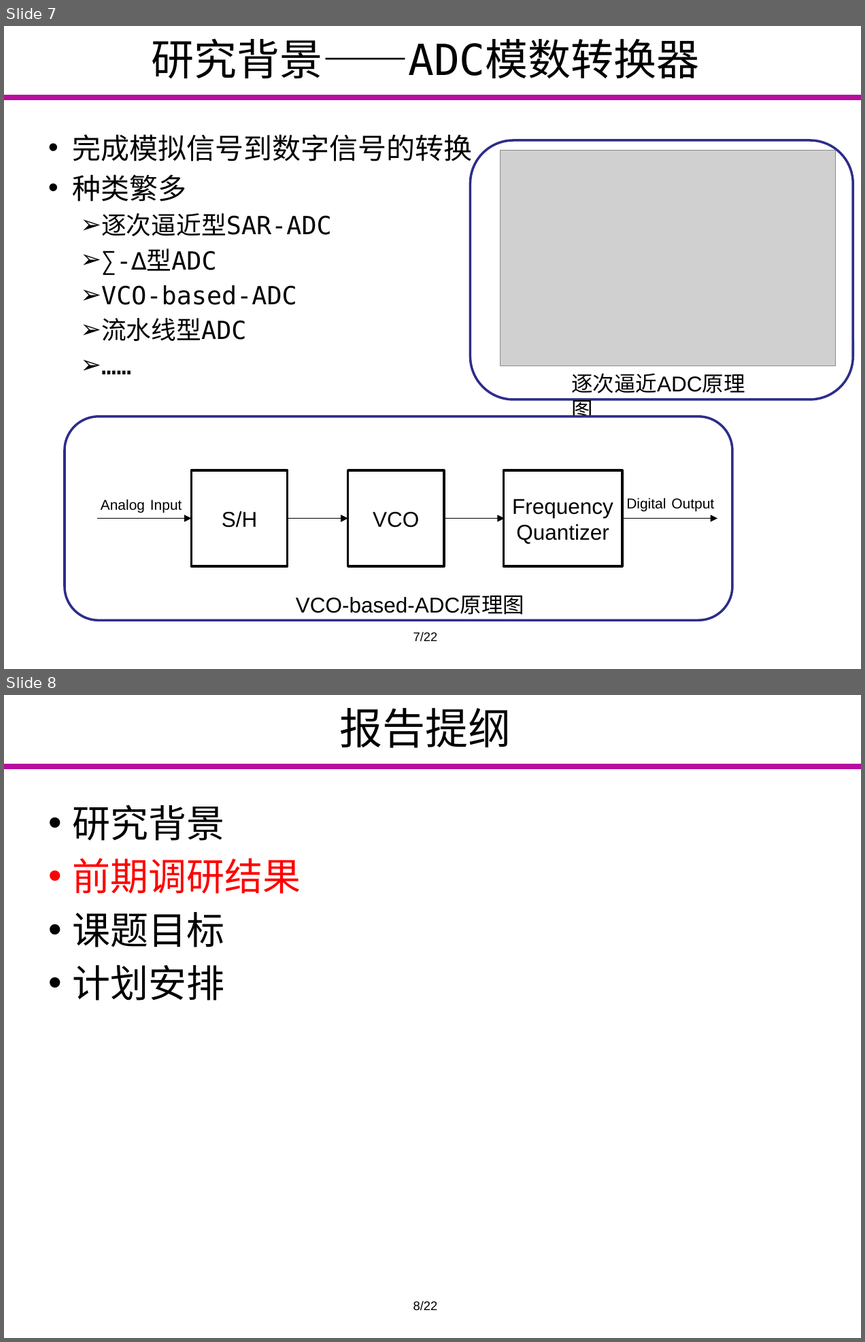
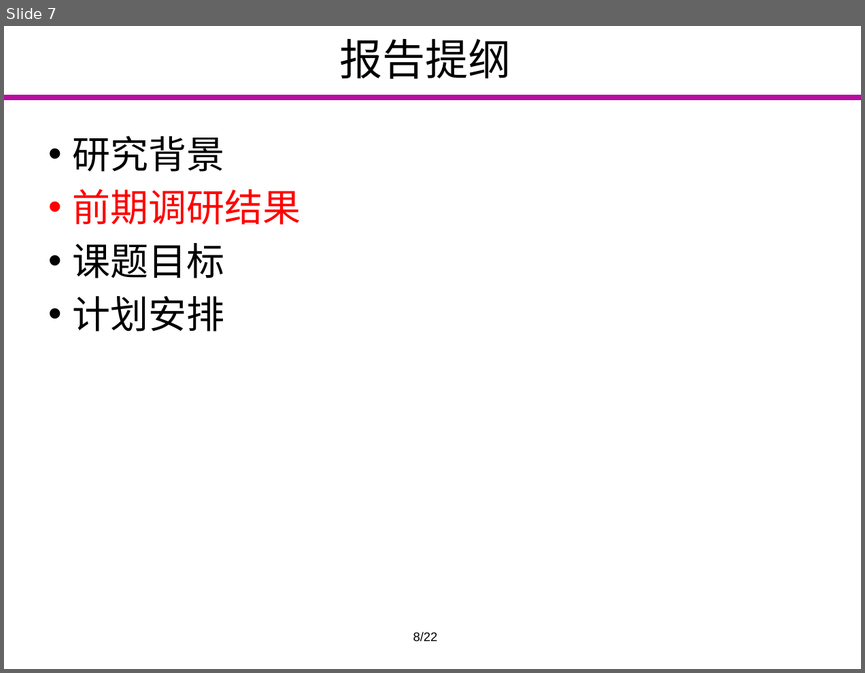
Before and after one commit to Markov2016/kaiti, a slide deck: ppt/yyx_v1.0.pptx. Shown one above the other, each under a label of ours: slides 7 and 8 before the commit, slide 7 after it. The pictures are 865x1342 and 865x673 pixels, drawn with LibreOffice and Linux fonts; fonts in the diff are those of the drawing; grey boxes stand for pictures; background and template pictures are left out. Boxes give left, top, right and bottom in pixels: in the first picture for what was removed or moved away, otherwise in the second. Text is boxed around its words. In the diff, an @@ line names an element or a change of style, - is before the commit and + after.

```diff
--- a/ppt/yyx_v1.0.pptx
+++ b/ppt/yyx_v1.0.pptx
@@ slide 7 removed at (4, 26, 861, 669), background #FFFFFF; not listed: 1 template element that a slide beside it also shows @@
@@ title removed at (151, 39, 700, 78) @@
-研究背景——ADC模数转换器
@@ text removed at (73, 134, 473, 341) @@
-• 完成模拟信号到数字信号的转换
-• 种类繁多
-  ➢ 逐次逼近型SAR-ADC
-  ➢ ∑-∆型ADC
-  ➢ VCO-based-ADC
-  ➢ 流水线型ADC
-  ➢ ……
@@ rounded rectangle removed at (470, 140, 853, 399) @@
@@ picture removed at (500, 150, 835, 366) @@
@@ text removed at (296, 373, 745, 614) @@
-逐次逼近ADC原理图
@@ group removed at (65, 416, 732, 620): 4 arrows, 3 rectangles, 3 texts, 1 rounded rectangle @@
-S/H
-VCO
-Frequency Quantizer
-Analog Input
-Digital Output
-VCO-based-ADC原理图
@@ text removed at (413, 631, 438, 641) @@
-7/22
@@ what was slide 8 is now slide 7 @@
```
Also in this commit, not shown: 4 slides added, 4 other slides removed.
